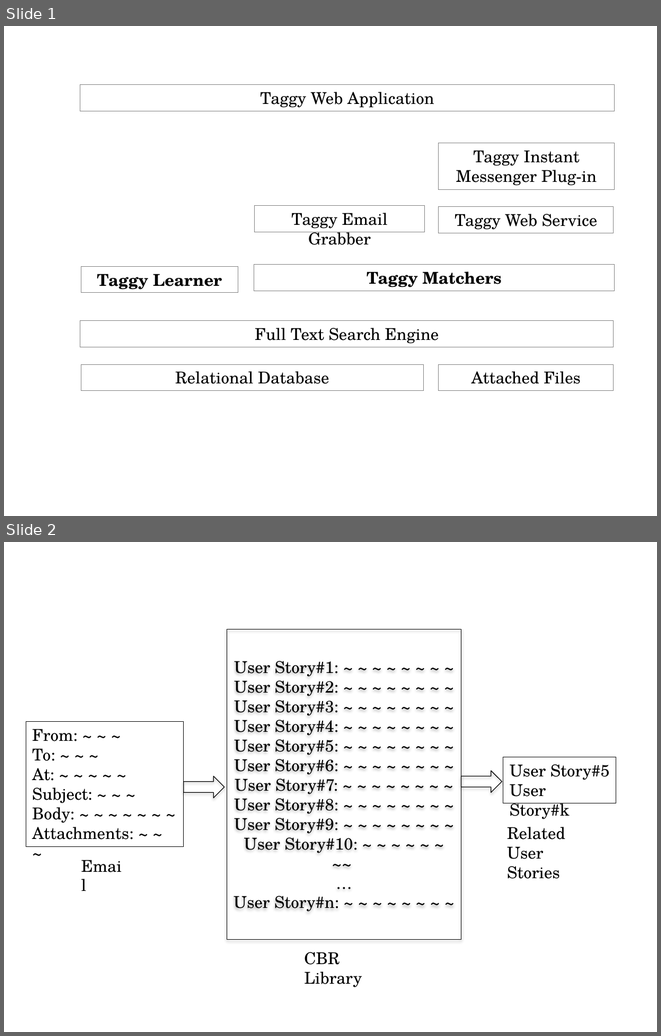
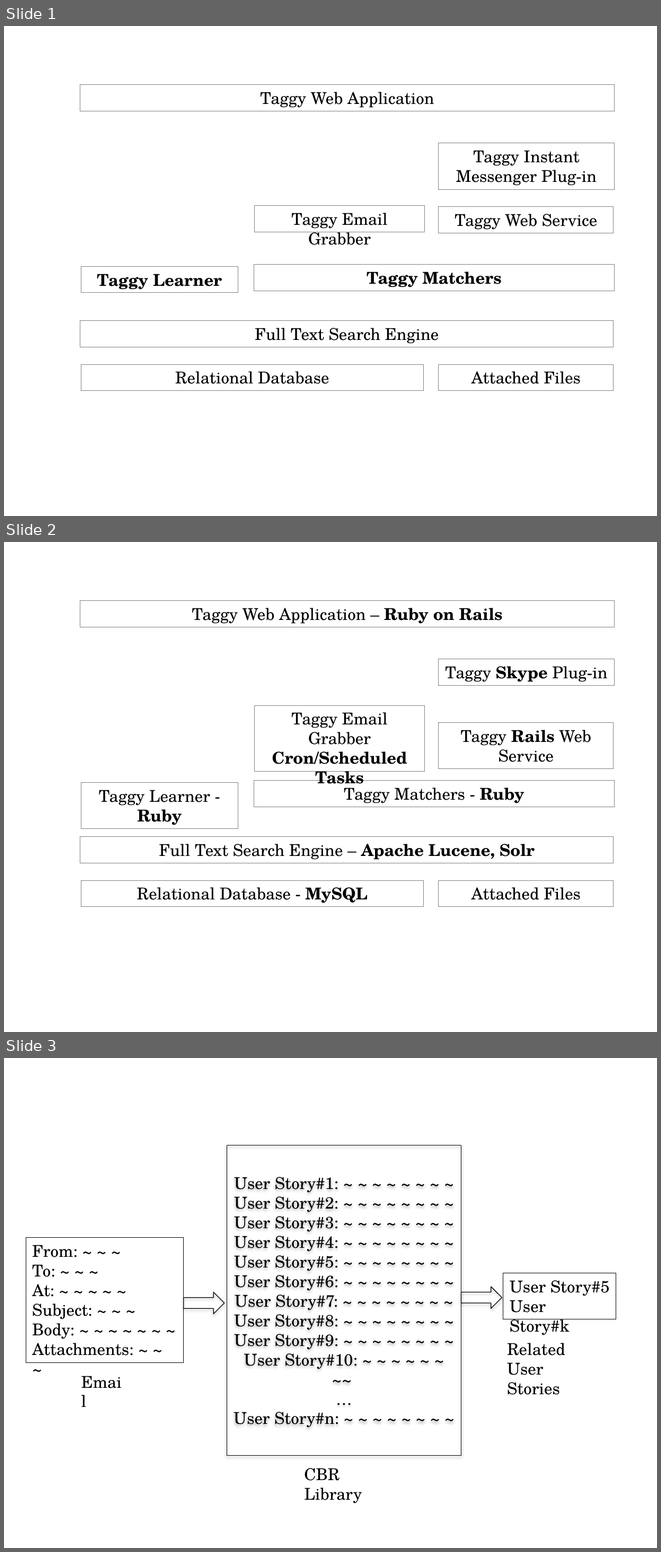
Before and after one commit to smsohan/Taggy, a slide deck: Thesis/arch.pptx. Shown one above the other, each under a label of ours: slides 1 and 2 before the commit, slides 1, 2 and 3 after it. The pictures are 661x1036 and 661x1552 pixels, drawn with LibreOffice and Linux fonts; fonts in the diff are those of the drawing. Boxes give left, top, right and bottom in pixels: in the first picture for what was removed or moved away, otherwise in the second. Text is boxed around its words. In the diff, an @@ line names an element or a change of style, - is before the commit and + after.

```diff
--- a/Thesis/arch.pptx
+++ b/Thesis/arch.pptx
@@ slide 2 added at [4,542,657,1032], background #FFFFFF @@
@@ group added at [80,601,615,906]: 9 rectangles @@
+Relational Database - MySQL
+Full Text Search Engine – Apache Lucene, Solr
+Taggy Learner - Ruby
+Taggy Matchers - Ruby
+Taggy Web Application – Ruby on Rails
+Taggy Email Grabber
+Cron/Scheduled Tasks
+Taggy Skype Plug-in
+Taggy Rails Web Service
+Attached Files
@@ what was slide 2 is now slide 3 @@
```
Also in this commit, not shown: 3 other slides added, 50 other files.
